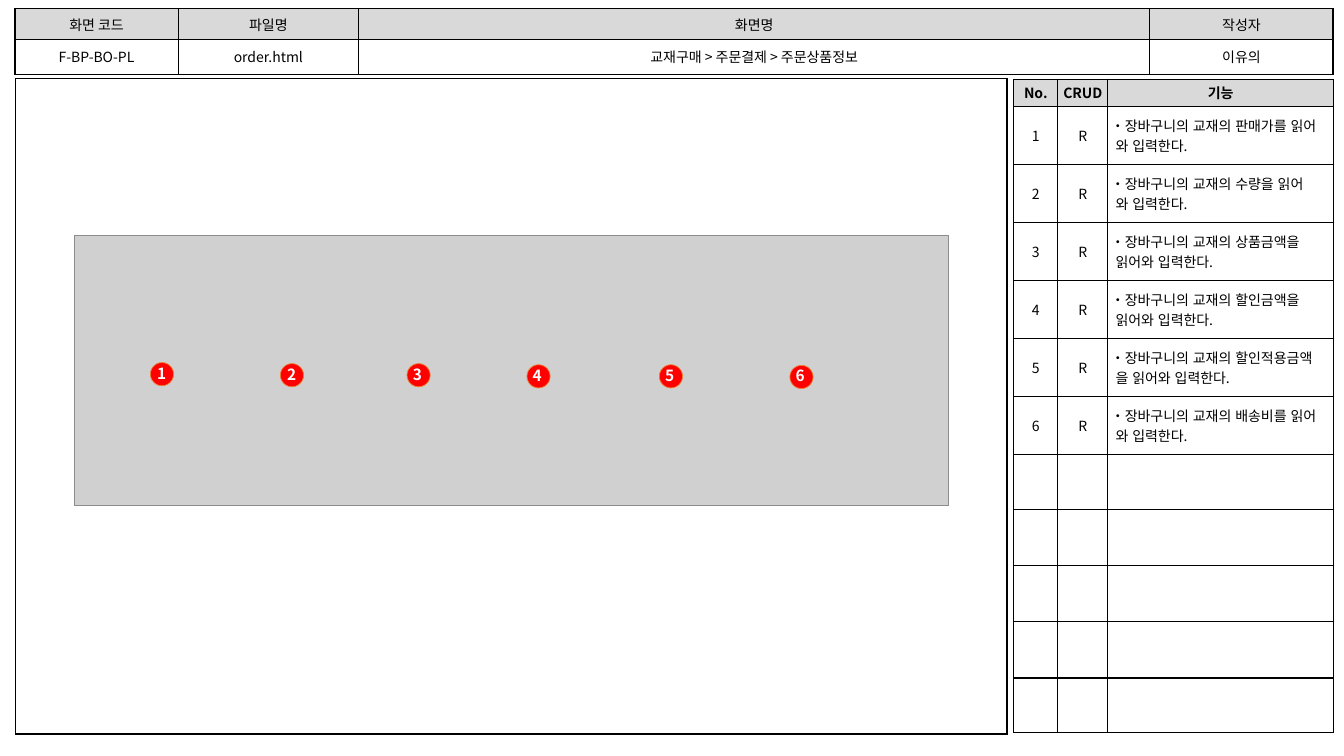
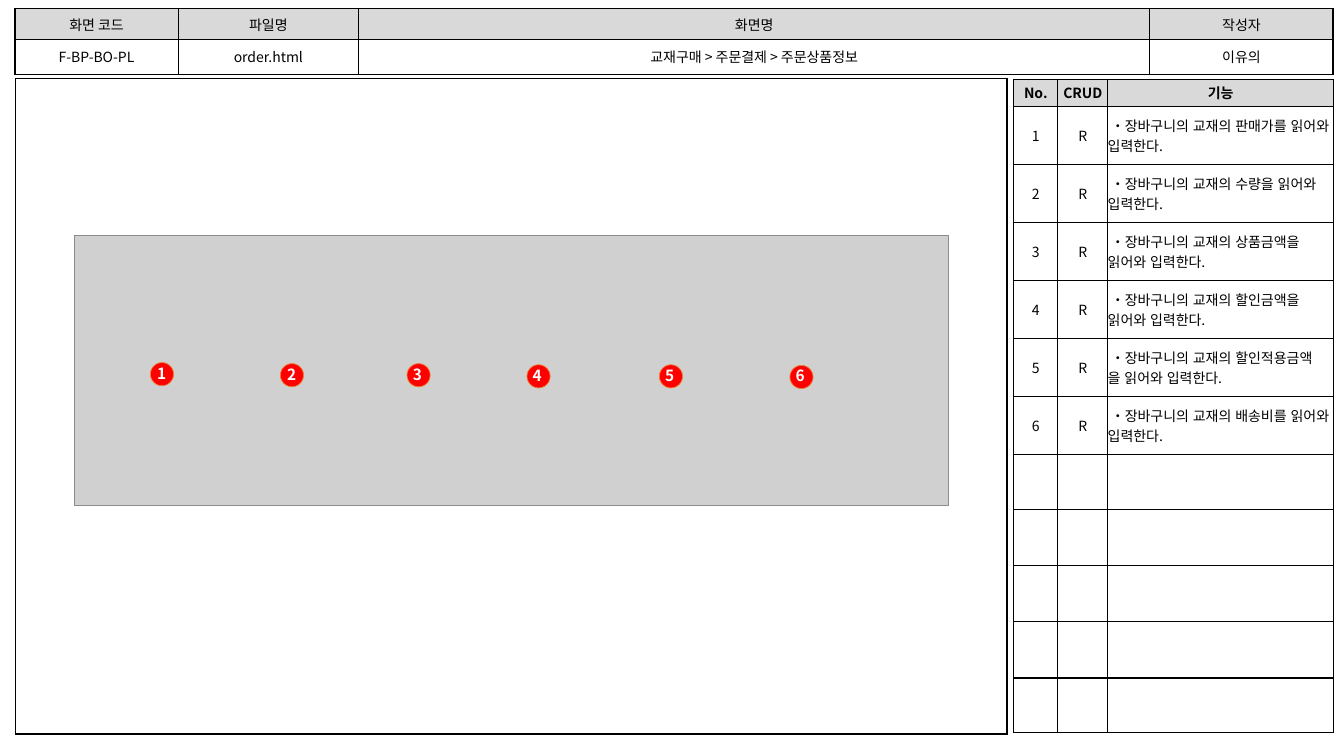
Before and after one commit to index506/cosmo6th_3thGroup, a slide deck: slide 5 of 3rd_Project/Member/Lee/기능,화면,테스트 문서/3th_Project_화면 설계도(이유의).pptx. Drawn at 1344x756 pixels with LibreOffice and Linux fonts; fonts in the diff are those of the drawing; grey boxes stand for pictures. Boxes give left, top, right and bottom in pixels: in the first picture for what was removed or moved away, otherwise in the second. Text is boxed around its words. In the diff, an @@ line names an element or a change of style, - is before the commit and + after.

```diff
--- a/3rd_Project/Member/Lee/기능,화면,테스트 문서/3th_Project_화면 설계도(이유의).pptx
+++ b/3rd_Project/Member/Lee/기능,화면,테스트 문서/3th_Project_화면 설계도(이유의).pptx
@@ table at bbox=[1014, 80, 1335, 733] @@
-row 2, column 3: ・장바구니의 교재의 판매가를 읽어 / 와 입력한다.
+row 2, column 3: ・장바구니의 교재의 판매가를 읽어와 입력한다.
-row 3, column 3: ・장바구니의 교재의 수량을 읽어 / 와 입력한다.
+row 3, column 3: ・장바구니의 교재의 수량을 읽어와 입력한다.
-row 7, column 3: ・장바구니의 교재의 배송비를 읽어 / 와 입력한다.
+row 7, column 3: ・장바구니의 교재의 배송비를 읽어와 입력한다.
```
Also in this commit, not shown: 8 other slides changed, 7 other files.
